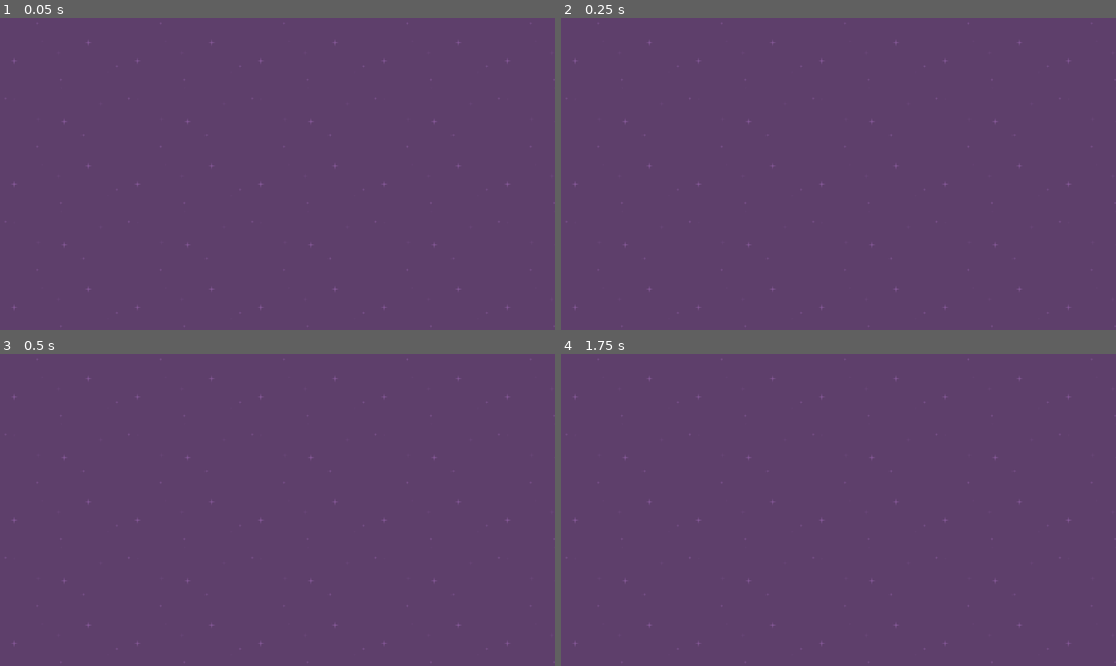
Above: before the commit, frames 1-4 (two rows, left to right).
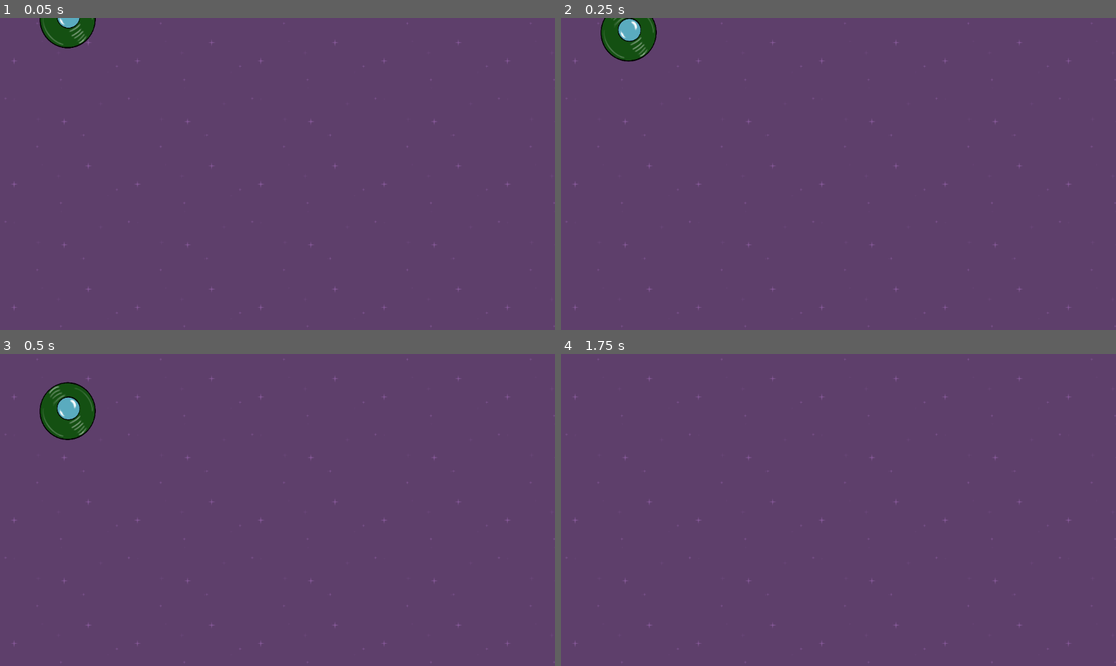
Above: after the commit, the same moments.

Repository: Tenusia/Speedy-Saucer
Game: Godot game, scene res://level_1.tscn
Two runs of this game, one before a commit and one after it. Both use one fixed random seed, a clock stepped at 60 frames per second and the inputs below.
Inputs:
- Up to frame 1 (0.05 s): no input
- Up to frame 2 (0.25 s): no input
- Up to frame 3 (0.5 s): no input
- Up to frame 4 (1.75 s): no input

The runs differ from the first frame. In frame 1, 0.8% of the frame differs, in the area x 7-18%, y 0-10%; in frame 2, 1.2%; in frame 3, 1.5%, in the area x 7-18%, y 8-28%; in frame 4, nothing differs.

Commit message:
Add player and BG sprites

Diff:
--- a/level_1.tscn
+++ b/level_1.tscn
@@ -1,6 +1,7 @@
-[gd_scene load_steps=2 format=3 uid="uid://ce4rgwe5nryll"]
+[gd_scene load_steps=3 format=3 uid="uid://ce4rgwe5nryll"]
 
 [ext_resource type="Texture2D" uid="uid://c8q7arnul6qql" path="res://purple.png" id="1_kbtj5"]
+[ext_resource type="PackedScene" uid="uid://bowp6mxqpqis0" path="res://player.tscn" id="2_28lxr"]
 
 [node name="Level1" type="Node2D"]
 
@@ -9,3 +10,7 @@
 offset_bottom = 648.0
 texture = ExtResource("1_kbtj5")
 stretch_mode = 1
+
+[node name="Player" parent="." instance=ExtResource("2_28lxr")]
+position = Vector2(141, 2)
+gravity_scale = 1.0
--- /dev/null
+++ b/player.tscn
@@ -0,0 +1,17 @@
+[gd_scene load_steps=3 format=3 uid="uid://bowp6mxqpqis0"]
+
+[ext_resource type="Texture2D" uid="uid://clssijylm87sl" path="res://ufo green.png" id="1_jbicx"]
+
+[sub_resource type="CircleShape2D" id="CircleShape2D_bfj3k"]
+radius = 59.0
+
+[node name="Player" type="RigidBody2D"]
+gravity_scale = 0.0
+
+[node name="Sprite2D" type="Sprite2D" parent="."]
+position = Vector2(-6, 0)
+scale = Vector2(0.1, 0.1)
+texture = ExtResource("1_jbicx")
+
+[node name="CollisionShape2D" type="CollisionShape2D" parent="."]
+shape = SubResource("CircleShape2D_bfj3k")
